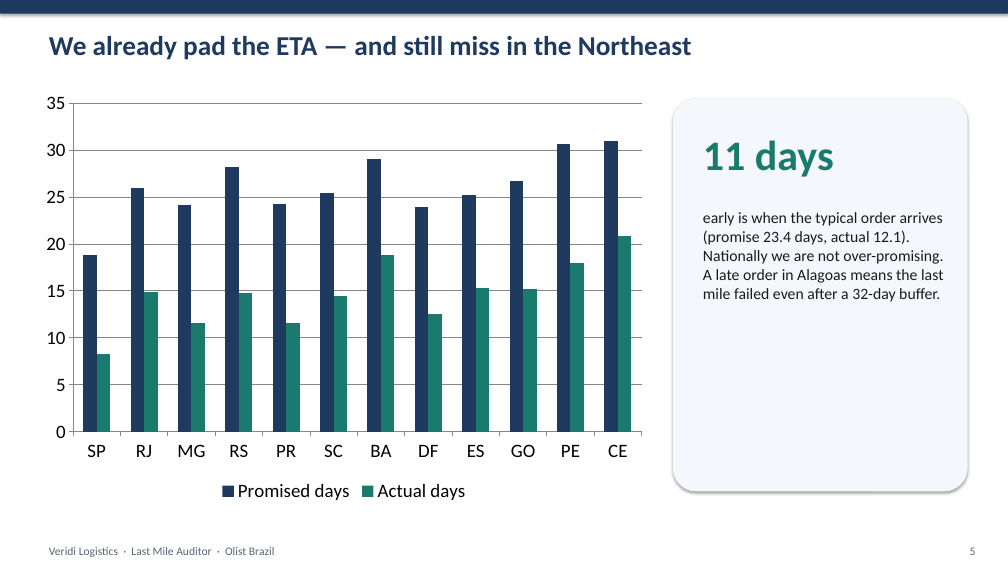
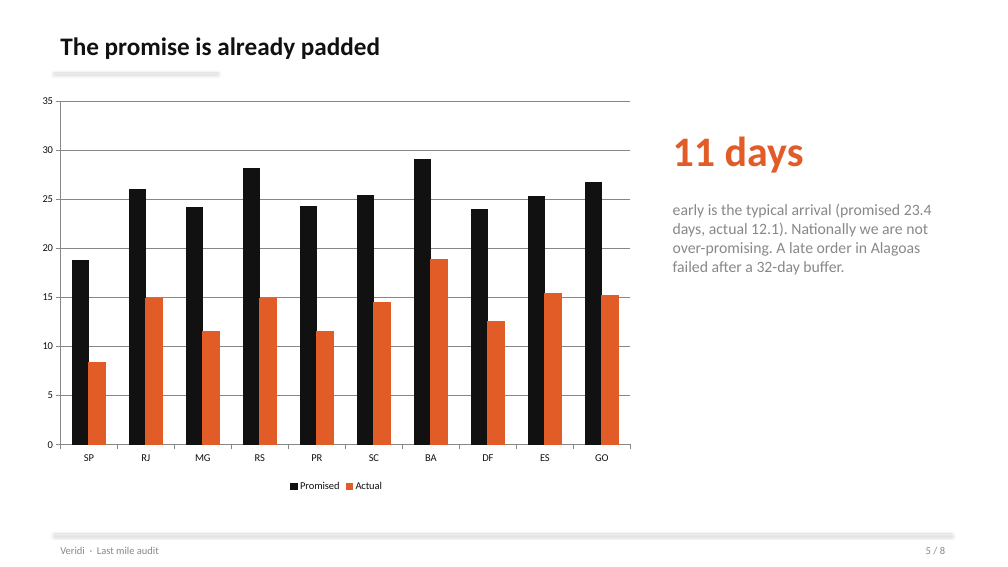
Before and after one commit to Jovz19200/AmaliTech-DEG-Project-based-challenges, a slide deck: slide 5 of data-engineering/Logistics-auditor/presentation/Last_Mile_Veridi.pptx. Drawn at 1008x567 pixels with LibreOffice and Linux fonts; fonts in the diff are those of the drawing. Boxes give left, top, right and bottom in pixels: in the first picture for what was removed or moved away, otherwise in the second. Text is boxed around its words. In the diff, an @@ line names an element or a change of style, - is before the commit and + after.

Commit message:
Restyle slides to a two-color minimal template.

```diff
--- a/data-engineering/Logistics-auditor/presentation/Last_Mile_Veridi.pptx
+++ b/data-engineering/Logistics-auditor/presentation/Last_Mile_Veridi.pptx
@@ rectangle removed at box(0, 0, 1008, 14) @@
@@ text removed at box(49, 36, 692, 60) @@
-We already pad the ETA — and still miss in the Northeast
@@ text added at box(60, 37, 380, 59), 24 pt, text #111111, bold @@
+The promise is already padded
@@ column chart at box(30, 87, 643, 495) @@
-categories: SP, RJ, MG, RS, PR, SC, BA, DF, ES, GO, PE, CE
+categories: SP, RJ, MG, RS, PR, SC, BA, DF, ES, GO
-Promised days: 19, 26, 24, 28, 24, 25, 29, 24, 25, 27, 31, 31
+Promised: 18.8, 26, 24.2, 28.2, 24.3, 25.4, 29.1, 23.9, 25.2, 26.7
@@ colour of Promised #1F3A5F to #111111 @@
-Actual days: 8, 15, 12, 15, 12, 14, 19, 13, 15, 15, 18, 21
+Actual: 8.3, 14.8, 11.5, 14.8, 11.5, 14.5, 18.9, 12.5, 15.3, 15.2
@@ colour of Actual #1A7A6D to #E25C28 @@
@@ lettering changed @@
@@ column chart: place and size @@
-column chart at box(34, 83, 654, 507)
+column chart at box(30, 87, 643, 495)
@@ rectangle added at box(53, 72, 219, 73), fill #E6E6E6 @@
@@ rounded rectangle removed at box(673, 98, 968, 492) @@
@@ text "11 days": place and size @@
-text "11 days" at box(703, 140, 834, 177)
+text "11 days" at box(673, 136, 804, 173)
@@ text "11 days" at box(673, 136, 804, 173): text colour #1A7A6D to #E25C28 @@
@@ text at box(673, 204, 932, 275): text changed; text colour #1A1A1A to #888888 @@
-early is when the typical order arrives (promise 23.4 days, actual 12.1). Nationally we are not over-promising. A late order in Alagoas means the last mile failed even after a 32-day buffer.
+early is the typical arrival (promised 23.4 days, actual 12.1). Nationally we are not over-promising. A late order in Alagoas failed after a 32-day buffer.
@@ rectangle added at box(53, 533, 953, 534), fill #E6E6E6 @@
@@ text at box(60, 547, 159, 554): text changed; size 11 to 10 pt; text colour #5A6472 to #888888 @@
-Veridi Logistics · Last Mile Auditor · Olist Brazil
+Veridi · Last mile audit
@@ text at box(926, 547, 945, 554): text changed; size 11 to 10 pt; text colour #5A6472 to #888888 @@
-5
+5 / 8
```
Also in this commit, not shown: 7 other slides changed.
